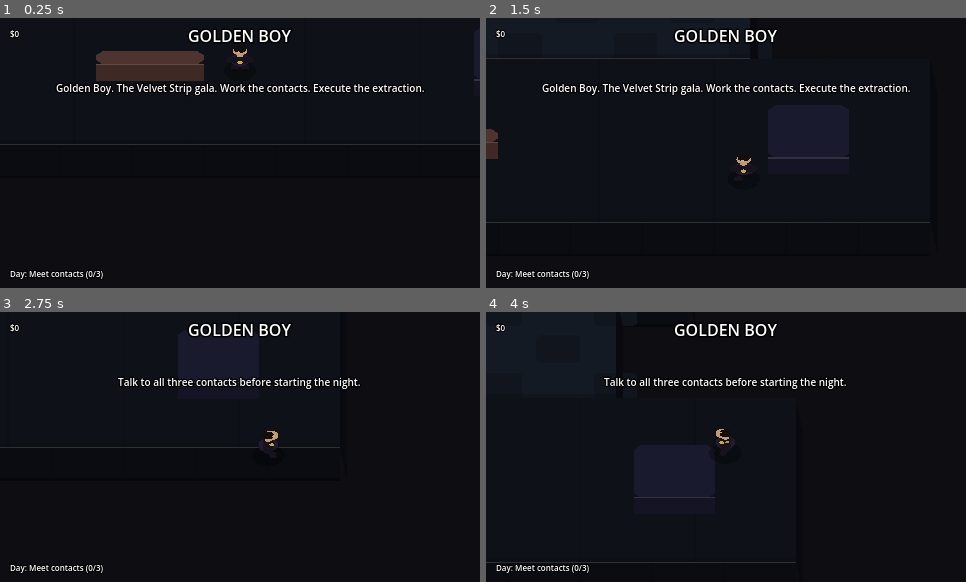
Above: before the commit, frames 1-4 (two rows, left to right).
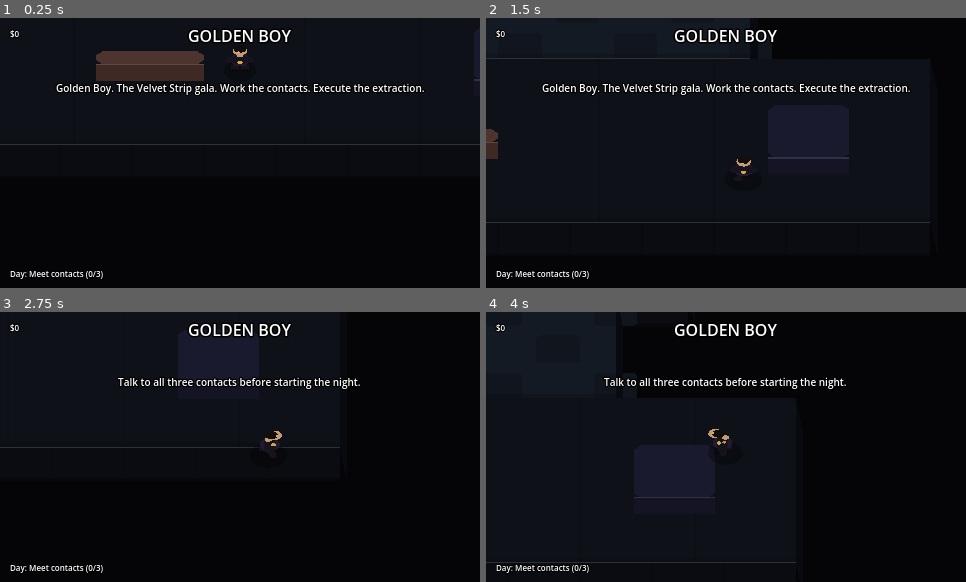
Above: after the commit, the same moments.

Repository: TheJohnCipher/golden_boy_3d_orthographic_closecam
Game: Godot game, scene res://scenes/main.tscn
The game is run twice, just before and just after one commit, with the same random seed, the same clock (stepped at 60 frames per second) and the same inputs.
Inputs:
- Up to frame 1 (0.25 s): no input
- Up to frame 2 (1.5 s): hold D (move_right) 0.53-1.28 s; hold Shift (sprint) 0.53-1.28 s; hold S (move_back) from 1.28 s (still down); tap E (interact) at 1.35 s
- Up to frame 3 (2.75 s): tap Shift (sprint) at 1.55, 2.3 s; release S (move_back) at 2.03 s; hold D (move_right) from 2.03 s (still down); hold Tab (phase_switch) from 2.03 s (still down)
- Up to frame 4 (4 s): release D (move_right) at 2.78 s; release Tab (phase_switch) at 2.78 s; hold W (move_forward) 2.78-3.53 s; tap Shift (sprint) at 2.85 s; hold A (move_left) from 3.53 s (still down); hold Shift (sprint) from 3.53 s (still down)

The runs differ from the first frame. In frame 1, less than 0.1% of the frame differs, in the area x 49-51%, y 12-19%; in frame 2, less than 0.1%; in frame 3, less than 0.1%; in frame 4, 0.1%, in the area x 46-52%, y 43-51%.

Commit message:
Fix world_2d.gd syntax, NPC typed arrays, and map rendering logic

Diff:
--- a/scripts/level_base.gd
+++ b/scripts/level_base.gd
@@ -52,6 +52,11 @@
 	for data in rooms:
 		_create_room_nodes(data[0], data[1], data[2])
 
+	# --- ARCHITECTURAL HEADERS (Lintels) ---
+	# These connect room tops over openings to create "doorways"
+	_create_lintel("FoyerEntrance", Rect2(260, 370, 120, 10))
+	_create_lintel("MainHallEntrance", Rect2(200, 150, 240, 10))
+
 	# --- MAP DESIGN REFINEMENT: INTERIOR & COVER ---
 
 	# 1. Alley: Industrial Clutter (Hiding Spots)
@@ -159,6 +164,29 @@
 	face.color = GameConstants.C_WALL_FACE
 	add_child(face)
 	if Engine.is_editor_hint(): face.owner = self
+
+	# --- NORTH WINDOW LIGHT SHAFTS ---
+	if n_name != "Alley" and n_name != "Plaza":
+		for i in range(2):
+			var wx = rect.position.x + (rect.size.x * (0.3 + i * 0.4))
+			var w_rect = Rect2(wx - 20, rect.position.y, 40, rect.size.y * 0.4)
+			var shaft = Polygon2D.new()
+			shaft.polygon = PackedVector2Array([w_rect.position, Vector2(w_rect.end.x, w_rect.position.y), Vector2(w_rect.end.x + 20, w_rect.end.y), Vector2(w_rect.position.x - 20, w_rect.end.y)])
+			shaft.color = Color(1, 1, 1, 0.03) # Very subtle dust/light
+			add_child(shaft)
+			if Engine.is_editor_hint(): shaft.owner = self
+
+	# Wall Top (The thickness/rim of the wall)
+	var top = Polygon2D.new()
+	top.name = n_name + "WallTop"
+	var t_h = 4.0
+	top.polygon = PackedVector2Array([
+		rect.position, Vector2(rect.end.x, rect.position.y),
+		Vector2(rect.end.x, rect.position.y - t_h), Vector2(rect.position.x, rect.position.y - t_h)
+	])
+	top.color = GameConstants.C_WALL_FACE.lightened(0.1)
+	add_child(top)
+	if Engine.is_editor_hint(): top.owner = self
 
 	# --- SIDE WALLS (Depth for West/East boundaries) ---
 	var side_w = 4.0
@@ -205,9 +233,17 @@
 
 func _create_visual_rect(v_name: String, rect: Rect2, color: Color, add_face: bool = false) -> void:
 	var chamfer = 4.0
+
+	# Floor Shadow (Cast North-West to ground the object)
+	var sh = Polygon2D.new()
+	sh.name = v_name + "_Shadow"
+	sh.polygon = _get_chamfered_rect_pts(Rect2(rect.position + Vector2(-2, -2), rect.size), chamfer)
+	sh.color = Color(0, 0, 0, 0.25)
+	add_child(sh)
+	if Engine.is_editor_hint(): sh.owner = self
+
 	var poly = Polygon2D.new()
 	poly.name = v_name
-	# Soften the "blocky" look with an 8-point chamfered rectangle
 	poly.polygon = _get_chamfered_rect_pts(rect, chamfer)
 	poly.color = color
 	add_child(poly)
@@ -237,13 +273,36 @@
 		if Engine.is_editor_hint(): bevel.owner = self
 
 func _create_neon_strip(l_name: String, from: Vector2, to: Vector2, color: Color) -> void:
+	var container = Node2D.new()
+	container.name = l_name
+	add_child(container)
+	if Engine.is_editor_hint(): container.owner = self
+
 	var line = Line2D.new()
-	line.name = l_name
 	line.points = PackedVector2Array([from, to])
-	line.width = 1.5
+	line.width = 2.0
 	line.default_color = color
-	add_child(line)
+	container.add_child(line)
 	if Engine.is_editor_hint(): line.owner = self
+
+	# Add a glow/light effect using a PointLight2D
+	var light = PointLight2D.new()
+	light.color = color
+	light.energy = 0.8
+	light.blend_mode = Light2D.BLEND_MODE_ADD
+	light.position = (from + to) / 2.0
+
+	# Create a procedural glow texture
+	var tex = GradientTexture2D.new()
+	tex.fill = GradientTexture2D.FILL_RADIAL
+	tex.fill_from = Vector2(0.5, 0.5)
+	tex.gradient = Gradient.new()
+	tex.gradient.set_color(0, Color(1, 1, 1, 1))
+	tex.gradient.set_color(1, Color(1, 1, 1, 0))
+	light.texture = tex
+	light.texture_scale = (from.distance_to(to) / 64.0)
+	container.add_child(light)
+	if Engine.is_editor_hint(): light.owner = self
 
 func _create_visual_circle(v_name: String, pos: Vector2, radius: float, color: Color) -> void:
 	var poly = Polygon2D.new()
@@ -290,6 +349,20 @@
 	cap.default_color = GameConstants.C_WALL_FACE.lightened(0.2)
 	add_child(cap)
 	if Engine.is_editor_hint(): cap.owner = self
+
+# --- ARCHITECTURAL HELPERS ---
+
+func _create_lintel(l_name: String, rect: Rect2) -> void:
+	var h = GameConstants.WALL_FACE_H * 0.4 # Lintel is shorter than full wall
+	var poly = Polygon2D.new()
+	poly.name = l_name + "_Face"
+	poly.polygon = PackedVector2Array([
+		rect.position, Vector2(rect.end.x, rect.position.y),
+		Vector2(rect.end.x, rect.position.y + h), Vector2(rect.position.x, rect.position.y + h)
+	])
+	poly.color = GameConstants.C_WALL_FACE.darkened(0.05)
+	add_child(poly)
+	if Engine.is_editor_hint(): poly.owner = self
 
 # --- NEW HELPER FUNCTIONS FOR SHAPE & TEXTURE ---
 
--- a/scripts/player_2d.gd
+++ b/scripts/player_2d.gd
@@ -32,6 +32,7 @@
 	var hidden := is_hidden()
 	var moving := _move_time > 0.0
 	var step   := sin(_move_time * 12.0)
+	var breath := sin(Time.get_ticks_msec() * 0.003) * 0.2
 	var sprint := InputMap.has_action("sprint") and Input.is_action_pressed("sprint")
 
 	var c_suit := Color("#16121e") if not hidden else Color("#0a080f")
@@ -42,9 +43,12 @@
 	var c_shoe := Color("#0c0a08") if not hidden else Color("#060504")
 
 	var perp := Vector2(-facing.y, facing.x)
+	# Dynamic Lean: Lean into the direction of movement
+	var lean := facing * (4.0 if sprint else 2.0) if moving else Vector2.ZERO
 
 	# ── Oblique ground shadow (offset south = larger Y, reads as depth) ───────
-	draw_circle(Vector2(0.0, 7.0), 9.0, Color(0.0, 0.0, 0.0, 0.32))
+	var sh_size := 9.0 + (absf(step) * 1.5 if moving else 0.0)
+	draw_circle(Vector2(0.0, 7.0), sh_size, Color(0.0, 0.0, 0.0, 0.32))
 
 	# ── Feet / legs at bottom of figure (south = ground level in oblique) ─────
 	var swing   := step * 3.0 if moving else 0.0
@@ -62,7 +66,7 @@
 	draw_circle(rl + Vector2(facing.x, facing.y) * 3.2, 1.8, c_shoe)
 
 	# ── Torso (raised above feet) ─────────────────────────────────────────────
-	var body := Vector2(0.0, body_y)
+	var body := Vector2(0.0, body_y + breath) + (lean * 0.4)
 	draw_circle(body, 5.5, c_mid)
 	draw_circle(body + perp * 2.2,  3.2, c_suit)
 	draw_circle(body - perp * 2.2,  3.2, c_suit)
@@ -77,7 +81,7 @@
 	draw_circle(Vector2(0.0, head_y + 3.5), 2.0, c_skin)
 
 	# ── Head (highest point — clearly "above" body in oblique) ───────────────
-	var head := Vector2(facing.x * 1.5, head_y)
+	var head := Vector2(facing.x * 1.5, head_y + breath) + lean
 	draw_circle(head, 4.0, c_skin)
 	draw_circle(head - Vector2(facing.x, facing.y) * 1.6, 3.4, c_hair)
 	draw_circle(head + Vector2(facing.x, facing.y) * 1.4 + perp * 0.7, 0.8, c_skin.lightened(0.18))
--- a/scripts/world_2d.gd
+++ b/scripts/world_2d.gd
@@ -36,7 +36,7 @@
 	mission.mission_failed.connect(_fail_mission)
 	mission.difficulty_spiked.connect(_on_difficulty_spiked)
 
-	RenderingServer.set_default_clear_color(Color("#0d0d12")) # Dark, moody background
+	RenderingServer.set_default_clear_color(Color("#050508")) # Deep Noir Black
 	_init_input_map()
 	y_sort_enabled = true # Enable depth sorting for the whole world
 	_init_roots()
